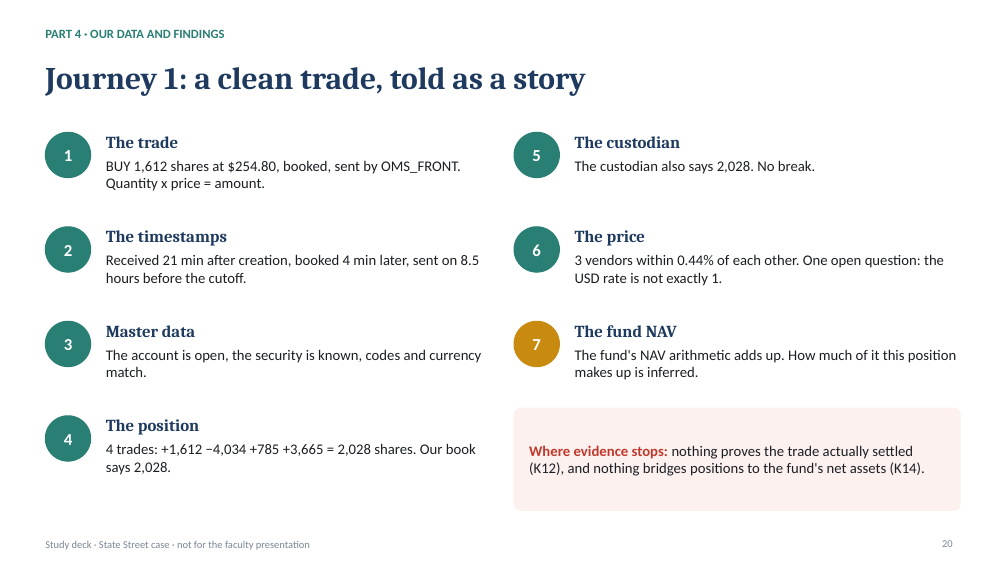
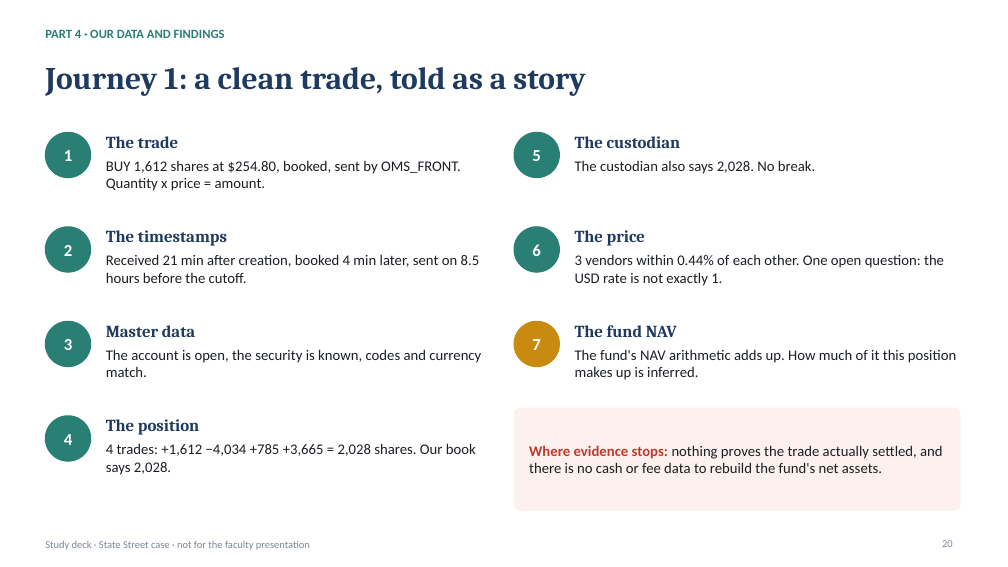
Before and after one commit to KevinRusu/BC-State-Street-Case-Competition, a slide deck: slide 20 of docs/Explainer_Deck.pptx. Drawn at 1008x567 pixels with LibreOffice and Linux fonts; fonts in the diff are those of the drawing. Boxes give left, top, right and bottom in pixels: in the first picture for what was removed or moved away, otherwise in the second. Text is boxed around its words. In the diff, an @@ line names an element or a change of style, - is before the commit and + after.

```diff
--- a/docs/Explainer_Deck.pptx
+++ b/docs/Explainer_Deck.pptx
@@ text at bbox=[529, 445, 942, 473]: text changed @@
-Where evidence stops: nothing proves the trade actually settled (K12), and nothing bridges positions to the fund's net assets (K14).
+Where evidence stops: nothing proves the trade actually settled, and there is no cash or fee data to rebuild the fund's net assets.
```
Also in this commit, not shown: 12 other slides changed, 2 slides added, 2 slides removed, 25 other files.
